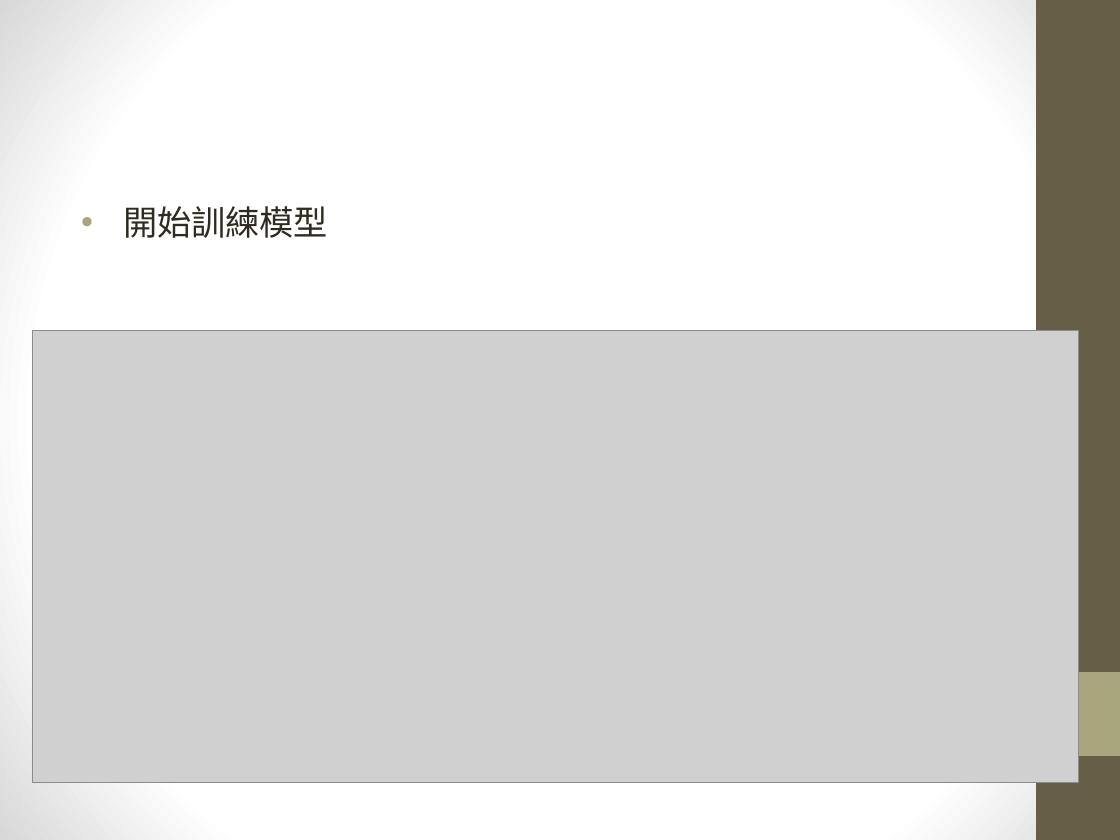
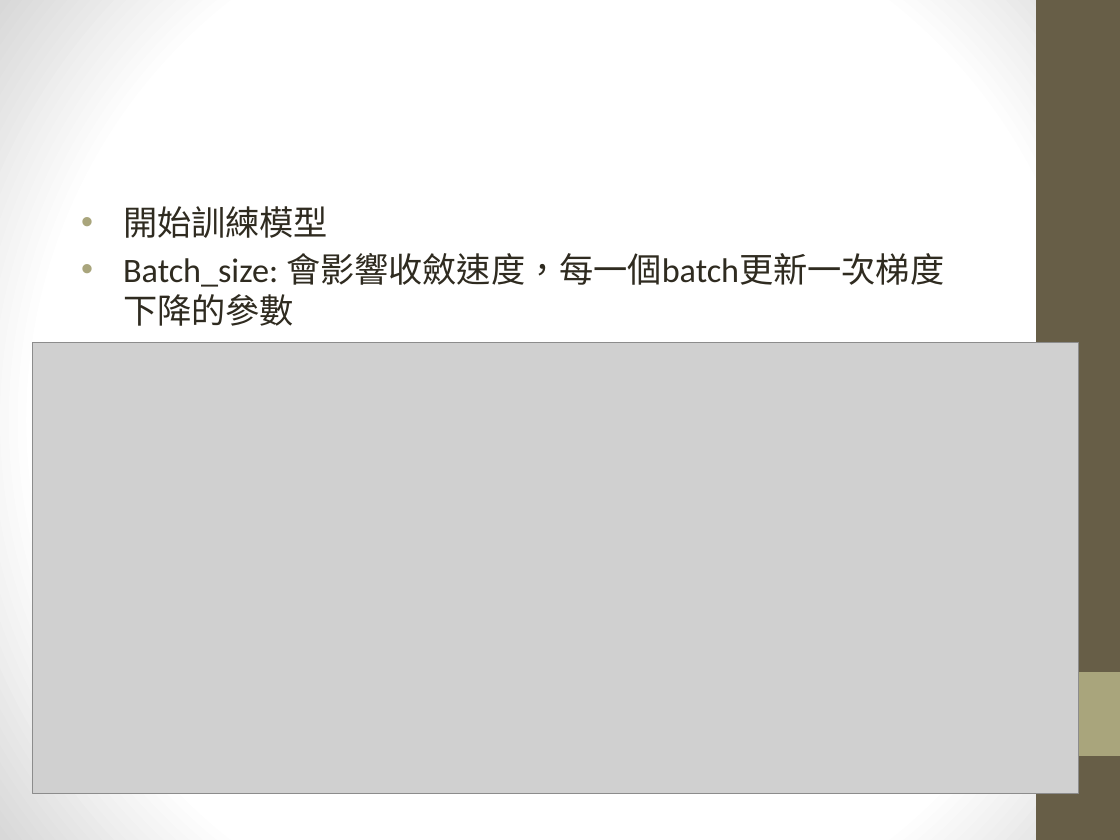
Before and after one commit to maloyang/KH20221120_Python_ML_DL, a slide deck: slide 19 of W05/W05_01_review.pptx. Drawn at 1120x840 pixels with LibreOffice and Linux fonts; fonts in the diff are those of the drawing; grey boxes stand for pictures. Boxes give left, top, right and bottom in pixels: in the first picture for what was removed or moved away, otherwise in the second. Text is boxed around its words. In the diff, an @@ line names an element or a change of style, - is before the commit and + after.

```diff
--- a/W05/W05_01_review.pptx
+++ b/W05/W05_01_review.pptx
@@ text at [123,253,944,287]: paragraph added @@
+• Batch_size: 會影響收斂速度，每一個batch更新一次梯度下降的參數
@@ picture: place and size @@
-picture at [32,330,1077,782]
+picture at [32,343,1077,794]
```
Also in this commit, not shown: 1 other slide changed, 15 other files.
